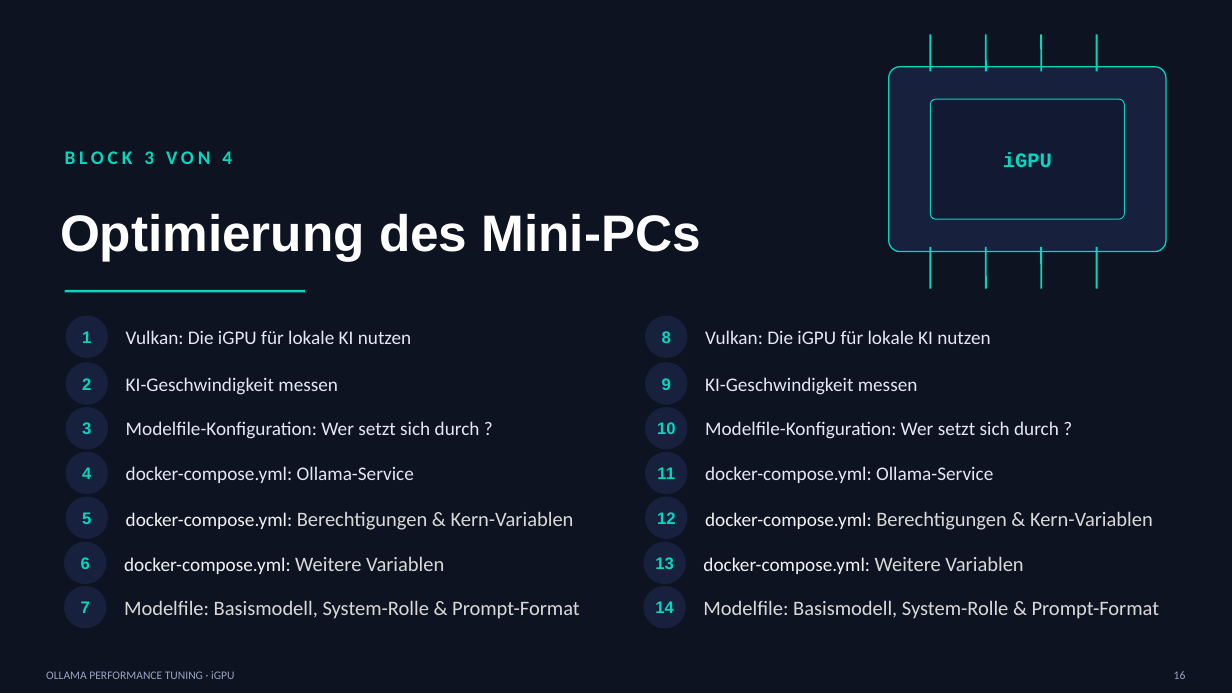
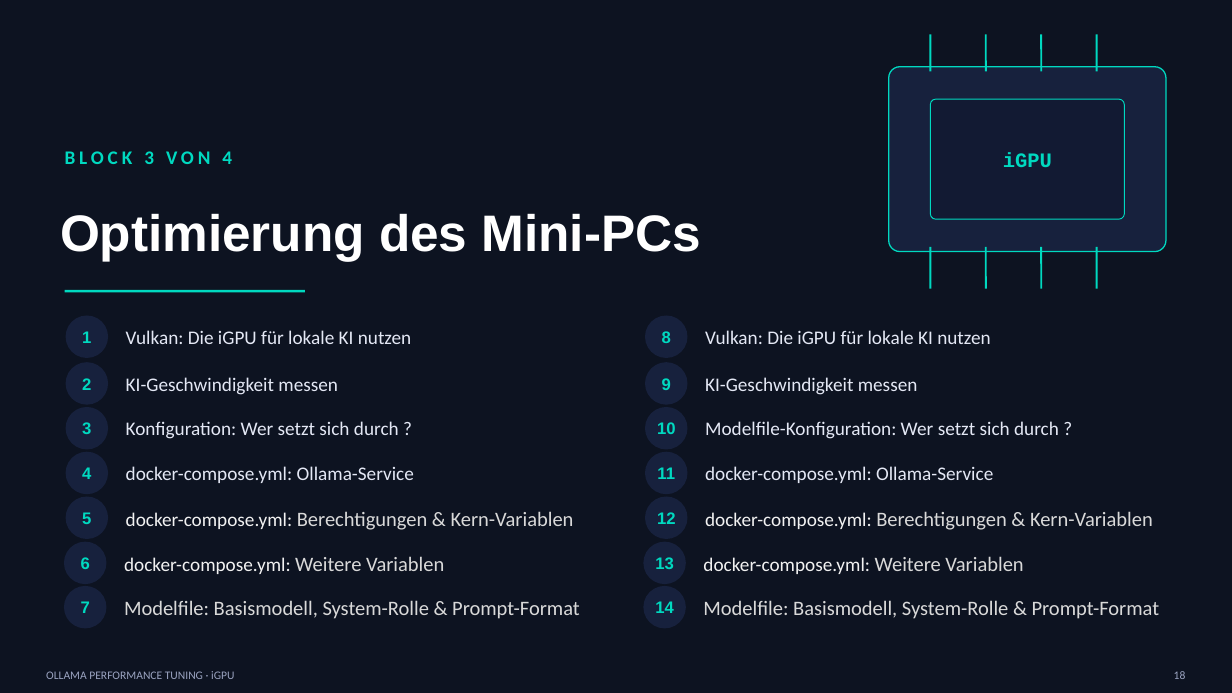
Before and after one commit to Ralfhgw/igpu-performance-tuning, a slide deck: slide 18 of Ollama_iGPU_Performance_Tuning.pptx (slide 17 before the commit). Drawn at 1232x693 pixels with LibreOffice and Linux fonts; fonts in the diff are those of the drawing. Boxes give left, top, right and bottom in pixels: in the first picture for what was removed or moved away, otherwise in the second. Text is boxed around its words. In the diff, an @@ line names an element or a change of style, - is before the commit and + after.

```diff
--- a/Ollama_iGPU_Performance_Tuning.pptx
+++ b/Ollama_iGPU_Performance_Tuning.pptx
@@ text at (126, 421, 399, 439): text changed @@
-Modelfile-Konfiguration: Wer setzt sich durch ?
+Konfiguration: Wer setzt sich durch ?
```
Also in this commit, not shown: 23 other slides changed, 2 slides added, 9 slides removed, 8 other files.
